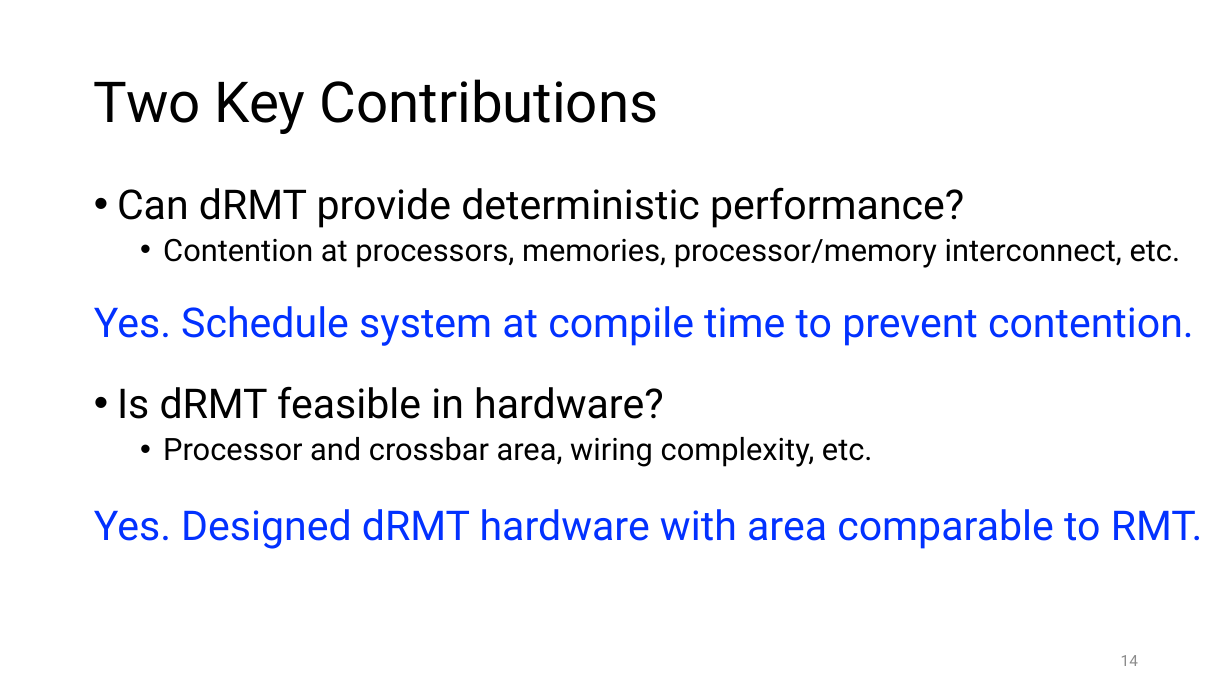
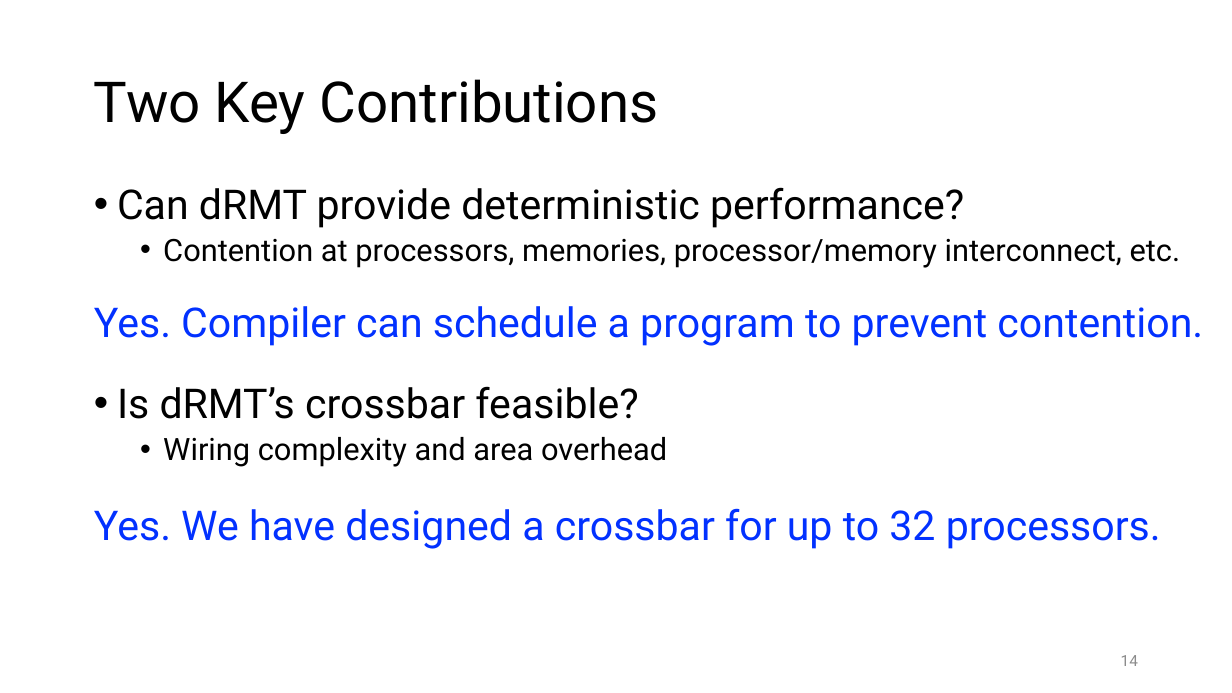
Before and after one commit to anirudhSK/drmt_talk, a slide deck: slide 14 of drmt_sigcomm.pptx. Drawn at 1232x693 pixels with LibreOffice and Linux fonts; fonts in the diff are those of the drawing. Boxes give left, top, right and bottom in pixels: in the first picture for what was removed or moved away, otherwise in the second. Text is boxed around its words. In the diff, an @@ line names an element or a change of style, - is before the commit and + after.

Commit message:
Add bar chart for area overhead, articulate key idea a bit more precisely

```diff
--- a/drmt_sigcomm.pptx
+++ b/drmt_sigcomm.pptx
@@ text at <box>94,306,1203,549</box>: text changed @@
-Yes. Schedule system at compile time to prevent contention.
-• Is dRMT feasible in hardware?
-  • Processor and crossbar area, wiring complexity, etc.
-Yes. Designed dRMT hardware with area comparable to RMT.
+Yes. Compiler can schedule a program to prevent contention.
+• Is dRMT’s crossbar feasible?
+  • Wiring complexity and area overhead
+Yes. We have designed a crossbar for up to 32 processors.
```
Also in this commit, not shown: 7 other slides changed.
